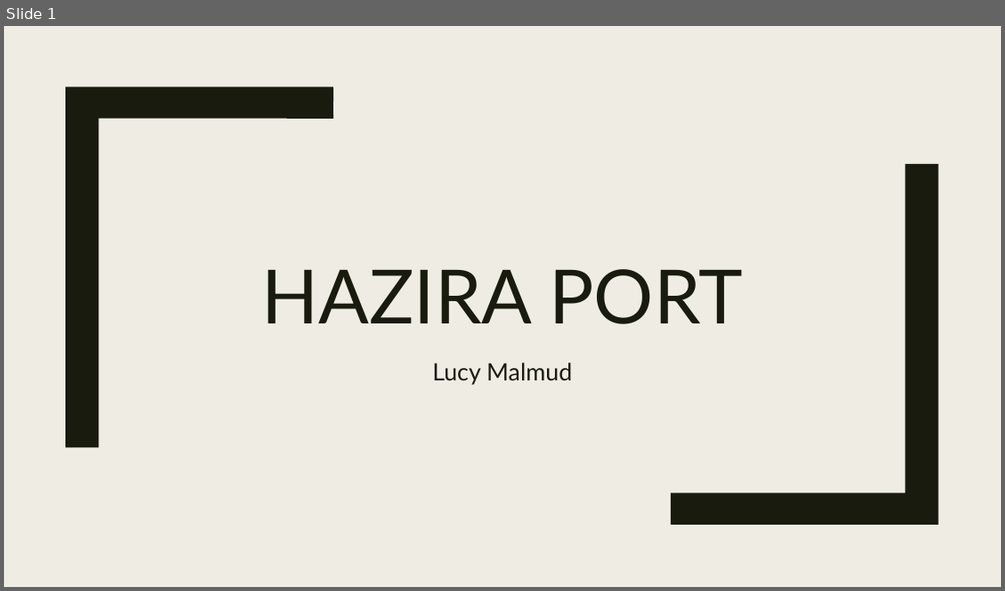
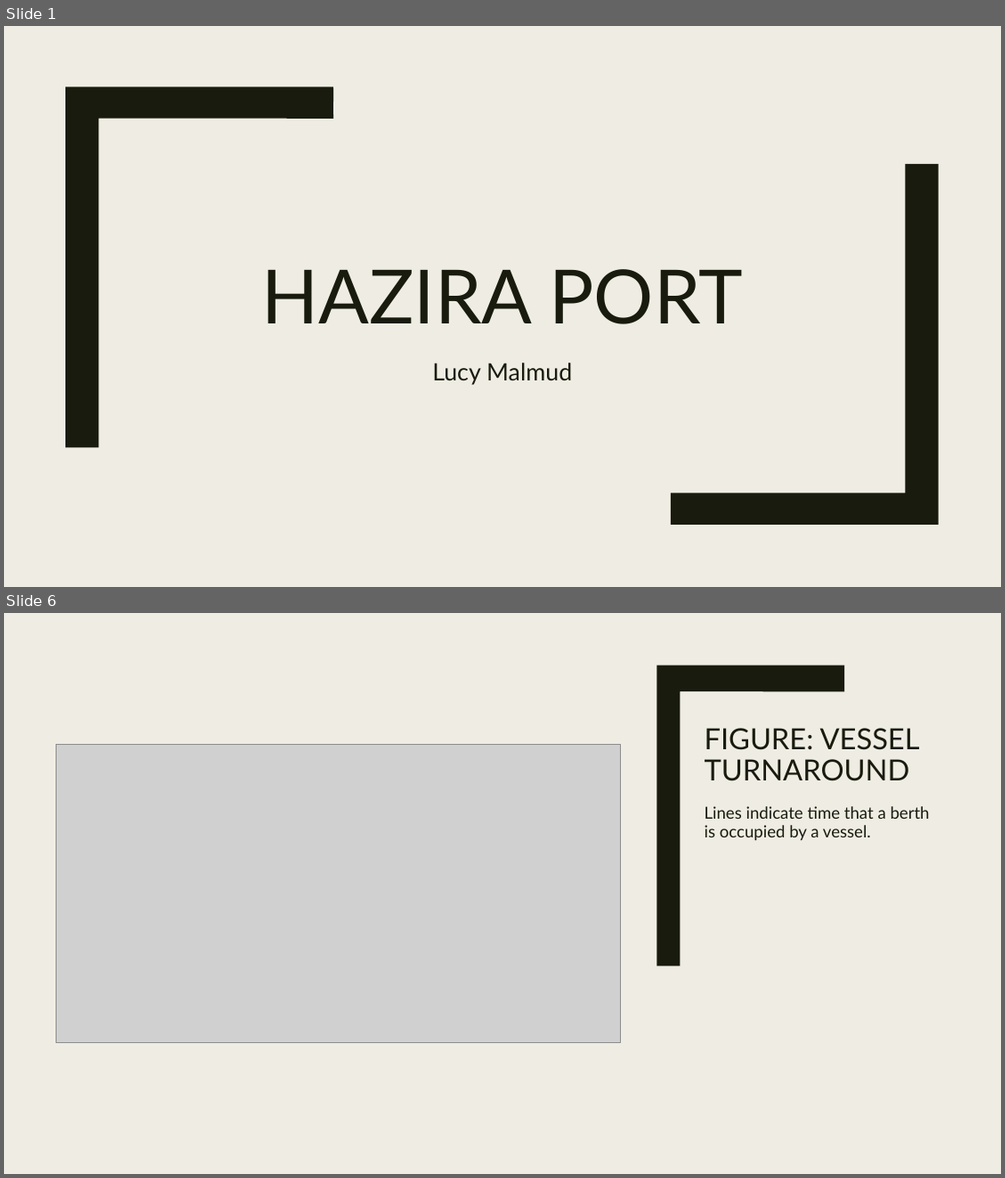
Before and after one commit to lmalmud/hazira-port, a slide deck: Presentation_Hazira.pptx. Shown one above the other, each under a label of ours: slide 1 before the commit, slides 1 and 6 after it; the slides between them are not shown. The pictures are 1005x591 and 1005x1178 pixels, drawn with LibreOffice and Linux fonts; fonts in the diff are those of the drawing; grey boxes stand for pictures. Boxes give left, top, right and bottom in pixels: in the first picture for what was removed or moved away, otherwise in the second. Text is boxed around its words. In the diff, an @@ line names an element or a change of style, - is before the commit and + after.

```diff
--- a/Presentation_Hazira.pptx
+++ b/Presentation_Hazira.pptx
@@ slide 6 added at (4,613,1001,1174), background #EFEDE3 @@
@@ rectangle added at (4,613,1001,1174), fill #EFEDE3 @@
@@ rectangle added at (43,613,62,1174), fill #191B0E @@
@@ freeform shape added at (657,666,844,966), fill #191B0E @@
@@ picture added at (56,745,620,1042) @@
@@ title added at (704,728,920,781), 28 pt, text #191B0E @@
+FIGURE: VESSEL TURNAROUND
@@ text added at (704,806,930,841), 16 pt, text #191B0E @@
+Lines indicate time that a berth is occupied by a vessel.
```
Also in this commit, not shown: 1 slide changed, 8 other slides added, 1 other file.
